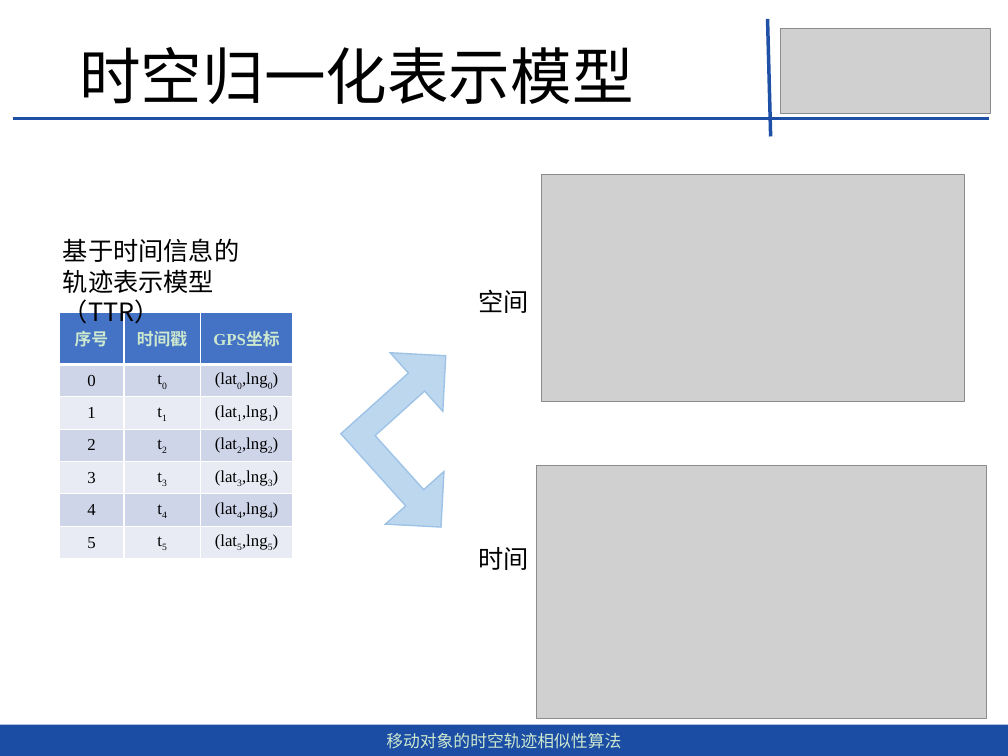
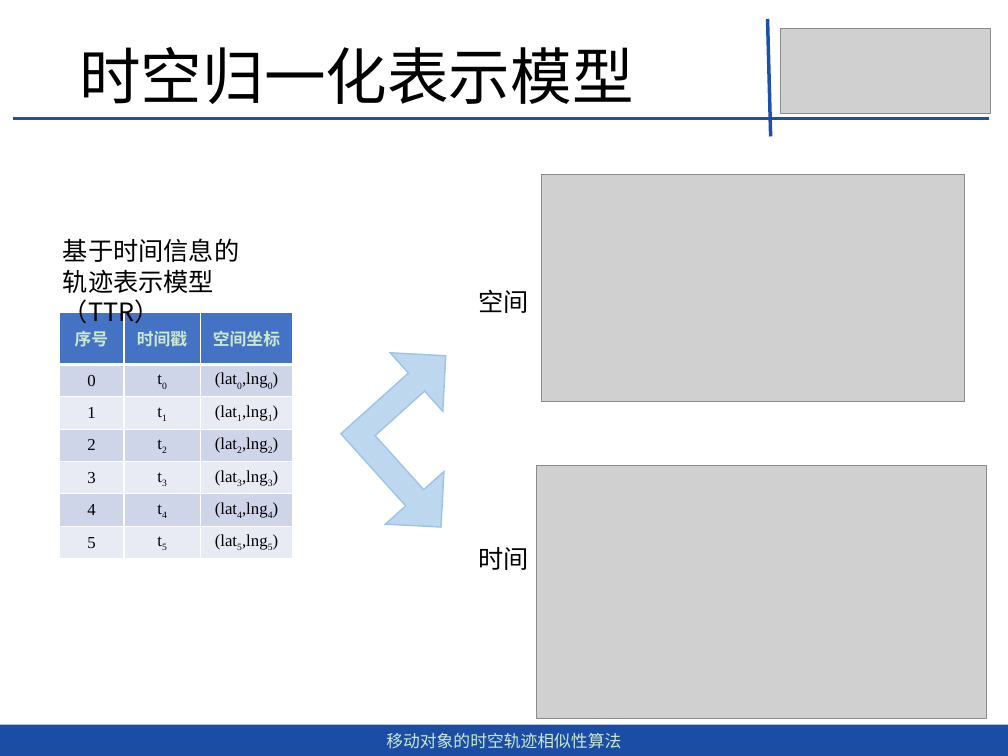
Before and after one commit to dingguangwei/biyelunwen, a slide deck: slide 7 of 移动对象的时空轨迹相似性查询算法-丁光伟-第2版.pptx. Drawn at 1008x756 pixels with LibreOffice and Linux fonts; fonts in the diff are those of the drawing; grey boxes stand for pictures. Boxes give left, top, right and bottom in pixels: in the first picture for what was removed or moved away, otherwise in the second. Text is boxed around its words. In the diff, an @@ line names an element or a change of style, - is before the commit and + after.

```diff
--- a/移动对象的时空轨迹相似性查询算法-丁光伟-第2版.pptx
+++ b/移动对象的时空轨迹相似性查询算法-丁光伟-第2版.pptx
@@ table at (58, 312, 293, 558) @@
-row 1, column 3: GPS坐标
+row 1, column 3: 空间坐标
```
Also in this commit, not shown: 12 other slides changed, 7 other files.
